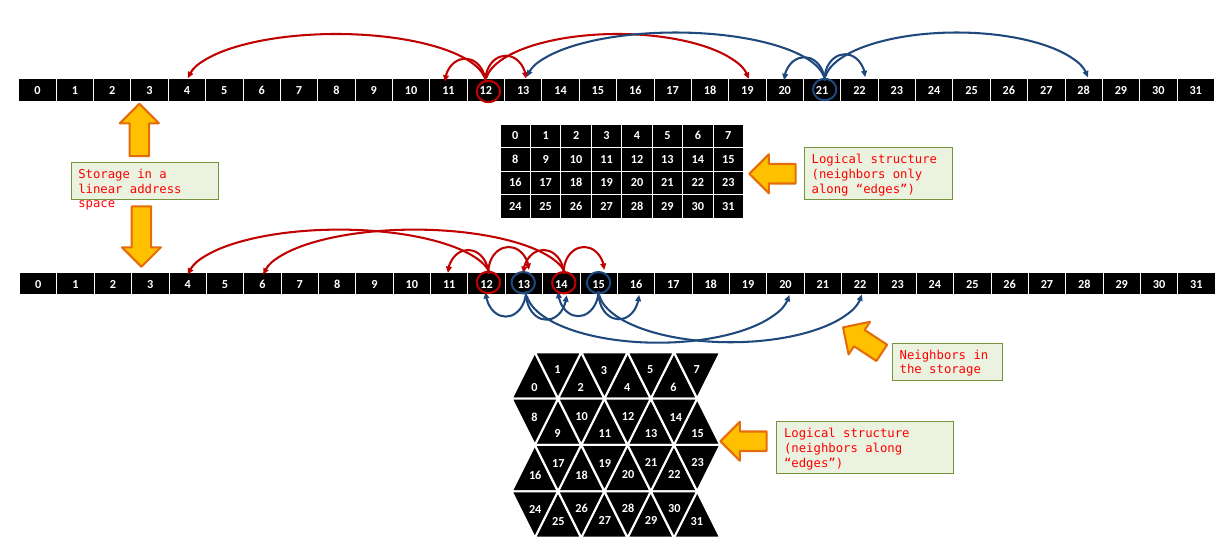
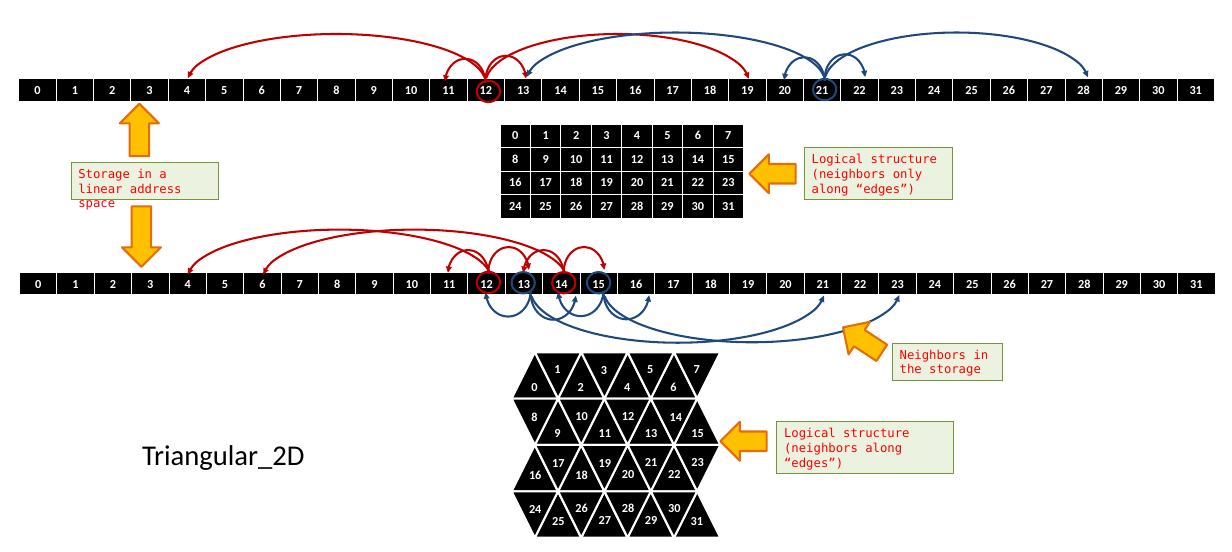
Before and after one commit to GridTools/gridtools, a slide deck: slide 1 of docs/diagrams/Structures.pptx. Drawn at 1232x552 pixels with LibreOffice and Linux fonts; fonts in the diff are those of the drawing. Boxes give left, top, right and bottom in pixels: in the first picture for what was removed or moved away, otherwise in the second. Text is boxed around its words. In the diff, an @@ line names an element or a change of style, - is before the commit and + after.

```diff
--- a/docs/diagrams/Structures.pptx
+++ b/docs/diagrams/Structures.pptx
@@ arc (boxed as its full ellipse): place and size @@
-arc (boxed as its full ellipse) at (527,238,790,342)
+arc (boxed as its full ellipse) at (531,238,825,342)
@@ arc (boxed as its full ellipse): place and size @@
-arc (boxed as its full ellipse) at (599,238,862,342)
+arc (boxed as its full ellipse) at (604,238,901,342)
@@ arc (boxed as its full ellipse): place and size @@
-arc (boxed as its full ellipse) at (486,264,527,317)
+arc (boxed as its full ellipse) at (486,264,531,317)
@@ arc (boxed as its full ellipse): place and size @@
-arc (boxed as its full ellipse) at (527,267,567,320)
+arc (boxed as its full ellipse) at (531,267,576,320)
@@ arc (boxed as its full ellipse): place and size @@
-arc (boxed as its full ellipse) at (558,264,599,316)
+arc (boxed as its full ellipse) at (558,264,604,316)
@@ arc (boxed as its full ellipse): place and size @@
-arc (boxed as its full ellipse) at (599,267,639,320)
+arc (boxed as its full ellipse) at (604,267,650,320)
@@ text added at (142,445,304,470), 28 pt, text #000000 @@
+Triangular_2D
```
Also in this commit, not shown: 2 slides added.
